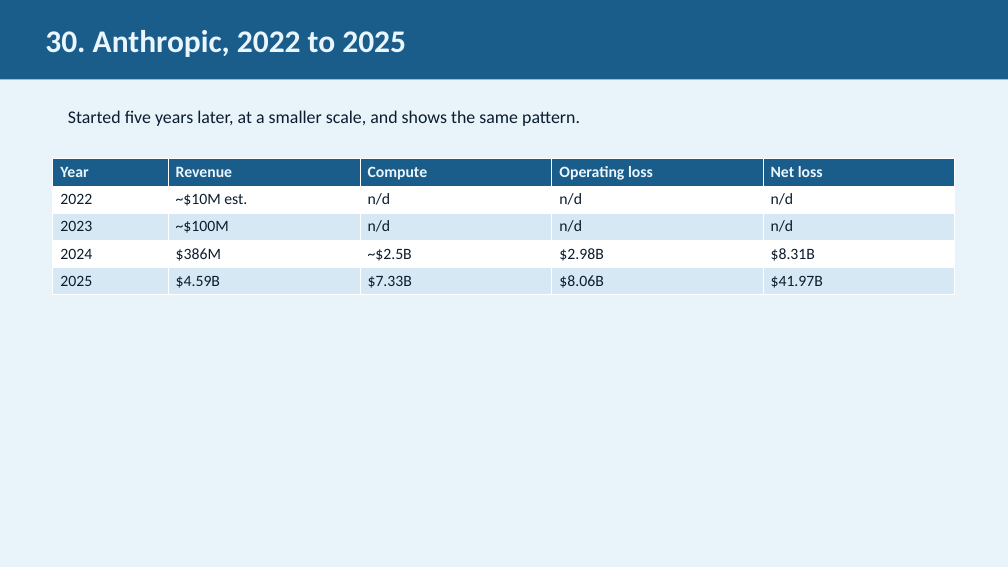
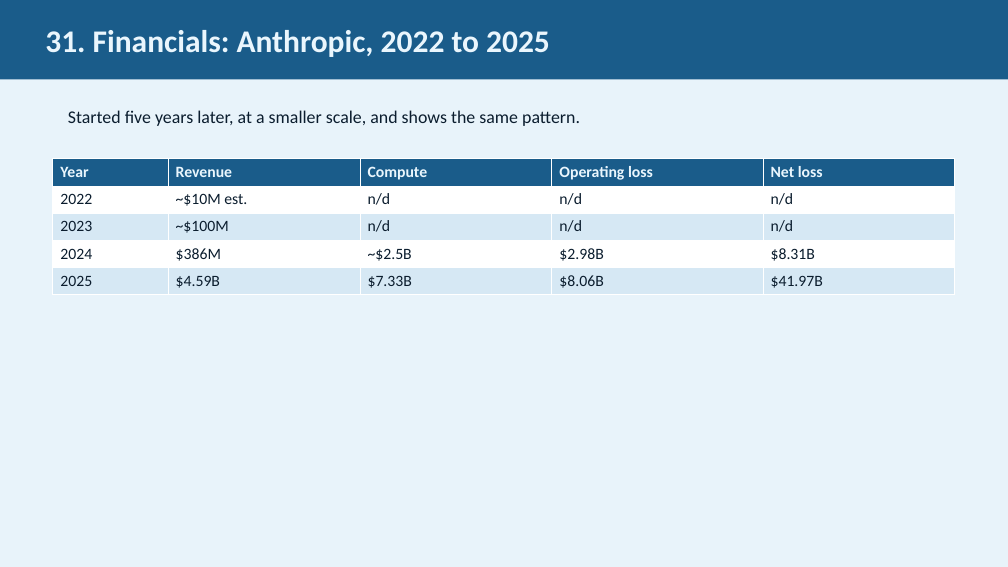
Before and after one commit to JimFawcett/NewSite, a slide deck: slide 31 of AI Presentation 2026/AI_Presentation.pptx (slide 30 before the commit). Drawn at 1008x567 pixels with LibreOffice and Linux fonts; fonts in the diff are those of the drawing. Boxes give left, top, right and bottom in pixels: in the first picture for what was removed or moved away, otherwise in the second. Text is boxed around its words. In the diff, an @@ line names an element or a change of style, - is before the commit and + after.

```diff
--- a/AI Presentation 2026/AI_Presentation.pptx
+++ b/AI Presentation 2026/AI_Presentation.pptx
@@ text in rectangle at [45,30,550,57]: text changed @@
-30. Anthropic, 2022 to 2025
+31. Financials: Anthropic, 2022 to 2025
```
Also in this commit, not shown: 31 other slides changed, 2 slides added.
